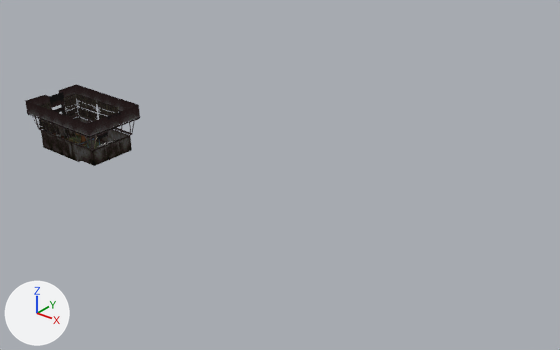
The glTF model app/src/main/assets/sh1/THRFE08.glb, before and after one commit.
The view is the same before and after, from a 50 mm lens placed at (-7.9, 319.9, 21.7), pointed at (-36.7, 356.0, -0.7). Every picture has the same lights, and +X, +Y and +Z are marked at lower left. The first picture is the older version. Where no turn or scale is listed for an object, it has been applied to the vertices.

The older version as bpy lines, for what is in view:
```python
me_ct22_28__0 = bpy.data.meshes.new('CT22_28__0')
me_ct22_28__0.from_pydata(...)  # 99 vertices, 123 faces; spans x -46.38..-40.62, y 344.12..344.6, z 2.73..5.75
# faces by material slot: [111, 12]
me_ct22_28__0.materials.append(mat_thrct21f_pal3)
me_ct22_28__0.materials.append(mat_thrct22f_pal0)
me_ct22_4_b_0 = bpy.data.meshes.new('CT22_4_B_0')
me_ct22_4_b_0.from_pydata(...)  # 98 vertices, 121 faces; spans x -46.38..-40.62, y 347.4..347.88, z 2.73..5.75
# faces by material slot: [109, 12]
me_ct22_4_b_0.materials.append(mat_thrct21f_pal3)
me_ct22_4_b_0.materials.append(mat_thrct22f_pal0)
me_thrct22__0 = bpy.data.meshes.new('THRCT22__0')
me_thrct22__0.from_pydata(...)  # 95 vertices, 90 faces; spans x -45.9..-41.36, y 344.6..347.4, z 2.75..5.4
# faces by material slot: [18, 20, 12, 40]
me_thrct22__0.materials.append(mat_thrct21f_pal8_stp)
me_thrct22__0.materials.append(mat_thrct21f_pal0)
me_thrct22__0.materials.append(mat_thrct22f_pal3)
me_thrct22__0.materials.append(mat_thrct22f_pal4)
ob_ct22_28__m0 = bpy.data.objects.new('CT22_28__m0', me_ct22_28__0)
ob_ct22_28__m0.location = (0.0, 0.0, 0.0)
ob_ct22_4_b_m0 = bpy.data.objects.new('CT22_4_B_m0', me_ct22_4_b_0)
ob_ct22_4_b_m0.location = (0.0, 0.0, 0.0)
ob_thrct22__m0 = bpy.data.objects.new('THRCT22__m0', me_thrct22__0)
ob_thrct22__m0.location = (0.0, 0.0, 0.0)
# also in view: 'CT22_2_B_m0' at (-43.5, 344.8, 4.2); 'CT22_3_B_m0' at (-43.5, 346.0, 4.2); 'CT22_29__m0' at (-43.5, 347.2, 4.2)
```
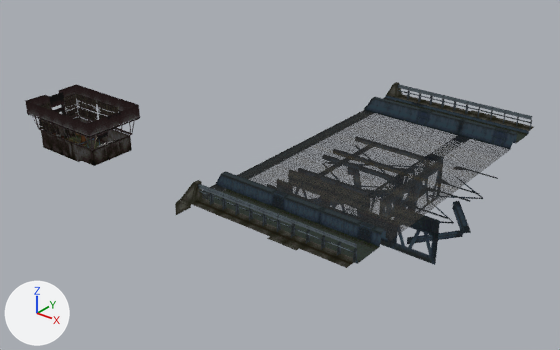
The change, as a diff of the scene's bpy script:
```diff
--- a/app/src/main/assets/sh1/THRFE08.glb.py
+++ b/app/src/main/assets/sh1/THRFE08.glb.py
@@ mat_thrc101f_pal2_stp @@
+mat_thrc101f_pal2_stp = bpy.data.materials.new('THRC101F_pal2_STP')
+# uses the picture img_thrc101f_pal2_stp
@@ mat_thrc101f_pal3 @@
+mat_thrc101f_pal3 = bpy.data.materials.new('THRC101F_pal3')
+# uses the picture img_thrc101f_pal3
@@ mat_thrc101f_pal0_stp @@
+mat_thrc101f_pal0_stp = bpy.data.materials.new('THRC101F_pal0_STP')
+# uses the picture img_thrc101f_pal0_stp
@@ mat_thrc101f_pal1 @@
+mat_thrc101f_pal1 = bpy.data.materials.new('THRC101F_pal1')
+# uses the picture img_thrc101f_pal1
@@ mat_thr0001f_pal0 @@
+mat_thr0001f_pal0 = bpy.data.materials.new('THR0001F_pal0')
+# uses the picture img_thr0001f_pal0
@@ mat_thrc101f_pal4 @@
+mat_thrc101f_pal4 = bpy.data.materials.new('THRC101F_pal4')
+# uses the picture img_thrc101f_pal4
@@ ob_axis2_ba_m3 @@
+ob_axis2_ba_m3 = bpy.data.objects.new('AXIS2_BA_m3', me_axis2_ba_3)  # 41 vertices, 46 faces; spans x -1.0..5.0, y -4.0..4.0, z -3.0..-2.5
+ob_axis2_ba_m3.location = (-35.0, 360.0, 0.0)
@@ ob_axis2_ba_m2 @@
+ob_axis2_ba_m2 = bpy.data.objects.new('AXIS2_BA_m2', me_axis2_ba_2)  # 84 vertices, 82 faces; spans x -1.0..10.0, y -3.0..4.0, z -0.65..-0.35
+ob_axis2_ba_m2.location = (-35.0, 360.0, 0.0)
@@ ob_axis2_ba_m1 @@
+ob_axis2_ba_m1 = bpy.data.objects.new('AXIS2_BA_m1', me_axis2_ba_1)  # 94 vertices, 108 faces; spans x -1.0..5.0, y -3.9..3.9, z -1.1..-1.0
+ob_axis2_ba_m1.location = (-35.0, 360.0, 0.0)
@@ ob_axis2_ba_m0 @@
+ob_axis2_ba_m0 = bpy.data.objects.new('AXIS2_BA_m0', me_axis2_ba_0)  # 77 vertices, 64 faces; spans x -2.0..10.27, y -5.0..4.0, z -3.0..0.0
+ob_axis2_ba_m0.location = (-35.0, 360.0, 0.0)
@@ ob_axis1_hi_m11 @@
+ob_axis1_hi_m11 = bpy.data.objects.new('AXIS1_HI_m11', me_axis1_hi_11)  # 95 vertices, 73 faces; spans x -1.05..9.05, y 11.12..11.38, z 0.4..1.18
+ob_axis1_hi_m11.location = (-35.0, 360.0, 0.0)
@@ ob_axis1_hi_m10 @@
+ob_axis1_hi_m10 = bpy.data.objects.new('AXIS1_HI_m10', me_axis1_hi_10)  # 95 vertices, 73 faces; spans x -1.05..9.05, y -11.38..-11.12, z 0.4..1.18
+ob_axis1_hi_m10.location = (-35.0, 360.0, 0.0)
@@ ob_axis1_hi_m9 @@
+ob_axis1_hi_m9 = bpy.data.objects.new('AXIS1_HI_m9', me_axis1_hi_9)  # 75 vertices, 104 faces; spans x 4.98..9.0, y -0.02..8.85, z 0.0..1.0
+ob_axis1_hi_m9.location = (-35.0, 360.0, 0.0)
@@ ob_axis1_hi_m8 @@
+ob_axis1_hi_m8 = bpy.data.objects.new('AXIS1_HI_m8', me_axis1_hi_8)  # 81 vertices, 128 faces; spans x -3.0..5.02, y -0.02..8.02, z 0.0
+ob_axis1_hi_m8.location = (-35.0, 360.0, 0.0)
@@ ob_axis1_hi_m7 @@
+ob_axis1_hi_m7 = bpy.data.objects.new('AXIS1_HI_m7', me_axis1_hi_7)  # 91 vertices, 126 faces; spans x -2.98..9.0, y 7.98..12.25, z 0.0..1.0
+ob_axis1_hi_m7.location = (-35.0, 360.0, 0.0)
@@ ob_axis1_hi_m6 @@
+ob_axis1_hi_m6 = bpy.data.objects.new('AXIS1_HI_m6', me_axis1_hi_6)  # 90 vertices, 96 faces; spans x -2.02..9.0, y 11.16..11.34, z 0.89..1.45
+ob_axis1_hi_m6.location = (-35.0, 360.0, 0.0)
@@ ob_axis1_hi_m5 @@
+ob_axis1_hi_m5 = bpy.data.objects.new('AXIS1_HI_m5', me_axis1_hi_5)  # 96 vertices, 121 faces; spans x -3.02..9.0, y 8.85..12.25, z -0.6..1.5
+ob_axis1_hi_m5.location = (-35.0, 360.0, 0.0)
@@ ob_axis1_hi_m4 @@
+ob_axis1_hi_m4 = bpy.data.objects.new('AXIS1_HI_m4', me_axis1_hi_4)  # 96 vertices, 137 faces; spans x -3.02..5.02, y -12.25..-8.85, z -0.6..1.5
+ob_axis1_hi_m4.location = (-35.0, 360.0, 0.0)
@@ ob_axis1_hi_m3 @@
+ob_axis1_hi_m3 = bpy.data.objects.new('AXIS1_HI_m3', me_axis1_hi_3)  # 90 vertices, 80 faces; spans x 0.1..9.0, y -11.3..11.3, z 0.9..1.4
+ob_axis1_hi_m3.location = (-35.0, 360.0, 0.0)
@@ ob_axis1_hi_m2 @@
+ob_axis1_hi_m2 = bpy.data.objects.new('AXIS1_HI_m2', me_axis1_hi_2)  # 91 vertices, 136 faces; spans x -3.0..5.02, y -11.29..0.02, z 0.0..0.98
+ob_axis1_hi_m2.location = (-35.0, 360.0, 0.0)
@@ ob_axis1_hi_m1 @@
+ob_axis1_hi_m1 = bpy.data.objects.new('AXIS1_HI_m1', me_axis1_hi_1)  # 91 vertices, 126 faces; spans x -2.98..9.0, y -12.25..-7.98, z 0.0..1.0
+ob_axis1_hi_m1.location = (-35.0, 360.0, 0.0)
@@ ob_axis1_hi_m0 @@
+ob_axis1_hi_m0 = bpy.data.objects.new('AXIS1_HI_m0', me_axis1_hi_0)  # 92 vertices, 120 faces; spans x -2.0..9.0, y -11.3..8.0, z 0.0..1.0
+ob_axis1_hi_m0.location = (-35.0, 360.0, 0.0)
```

Changed parts and their boxes [x1, y1, x2, y2] in the pictures (560 x 350 px):
'AXIS1_HI_m2', added: after [237, 142, 400, 223]
'AXIS1_HI_m0', added: after [199, 136, 469, 247]
'AXIS2_BA_m0', added: after [267, 143, 483, 265]
'AXIS1_HI_m1', added: after [212, 171, 379, 268]
'AXIS1_HI_m8', added: after [303, 110, 458, 173]
'AXIS1_HI_m4', added: after [175, 180, 318, 244]
'AXIS1_HI_m9', added (blue): after [401, 119, 517, 191]
'AXIS1_HI_m7', added (blue): after [364, 90, 534, 143]
'AXIS1_HI_m5', added: after [383, 82, 532, 122]
'AXIS2_BA_m2', added: after [298, 137, 498, 219]
'AXIS1_HI_m10', added: after [210, 193, 357, 262]
'AXIS1_HI_m3', added: after [225, 101, 454, 253]
'AXIS1_HI_m6', added: after [397, 84, 530, 123]
'AXIS1_HI_m11', added: after [407, 90, 532, 130]
'AXIS2_BA_m3', added (mostly hidden): after [311, 165, 424, 213]
'AXIS2_BA_m1', added: after [322, 145, 424, 188]
